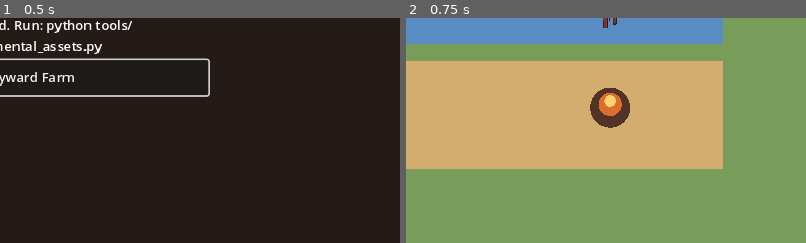
Above: before the commit, frames 1-2 (left to right).
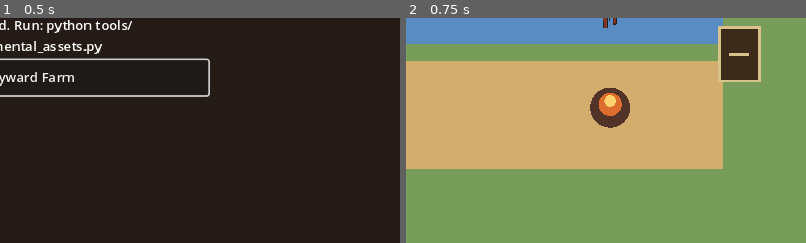
Above: after the commit, the same moments.

Repository: DocDamage/mahjongRPG
Game: Godot game, scene res://src/bootstrap/bootstrap.tscn
Two runs of this game, one before a commit and one after it. Both use one fixed random seed, a clock stepped at 60 frames per second and the inputs below.
Inputs:
- Up to frame 1 (0.5 s): no input
- Up to frame 2 (0.75 s): click "Start at Wayward Farm" at 0.5 s
The pictures show only the part of the screen within x 50-100%, y 46-96%; the shares and areas given below are measured in that part.

Frame 1 is identical in both runs. In frame 2, 2.7% of the frame differs, in the area x 78-89%, y 3-29%.

Commit message:
Connect Dustward and add three Mahjong opponents

Diff:
--- /dev/null
+++ b/data/opponents/vertical_slice_opponents.json
@@ -0,0 +1,8 @@
+{
+  "schema_version": 1,
+  "opponents": [
+    {"id": "mayor_bell", "display_name": "Mayor Bell", "brands": ["dark", "green"]},
+    {"id": "river_rose", "display_name": "River Rose", "brands": ["blue", "pink"]},
+    {"id": "dynamite_bill", "display_name": "Dynamite Bill", "brands": ["orange", "purple"]}
+  ]
+}
--- /dev/null
+++ b/src/mahjong/presentation/mahjong_opponent.gd
@@ -0,0 +1,55 @@
+extends "res://src/interaction/world_interactable.gd"
+
+const MahjongTable = preload("res://src/mahjong/presentation/mahjong_table.gd")
+
+signal feedback(message: String)
+
+@export var opponent_id: StringName
+
+
+func _ready() -> void:
+	interacted.connect(_on_interacted)
+	queue_redraw()
+
+
+func _draw() -> void:
+	draw_circle(Vector2(0, -14), 12.0, Color("e7c28f"))
+	draw_rect(Rect2(-15, -2, 30, 30), Color("4a5571"))
+	draw_rect(Rect2(-17, -30, 34, 9), Color("30231e"))
+
+
+func _on_interacted(_actor: Node2D) -> void:
+	if get_tree().get_first_node_in_group(&"mahjong_table_overlay") != null:
+		return
+	var definition := _load_definition()
+	if definition.is_empty():
+		feedback.emit("This opponent's table is not ready.")
+		return
+	var table = MahjongTable.new()
+	table.opponent_name = String(definition["display_name"])
+	table.opponent_loadout = _as_brand_loadout(definition["brands"])
+	table.add_to_group(&"mahjong_table_overlay")
+	get_tree().root.add_child(table)
+	feedback.emit("%s accepts your Trail Rules challenge." % table.opponent_name)
+
+
+func _load_definition() -> Dictionary:
+	var file := FileAccess.open("res://data/opponents/vertical_slice_opponents.json", FileAccess.READ)
+	if file == null:
+		return {}
+	var parsed: Variant = JSON.parse_string(file.get_as_text())
+	if not parsed is Dictionary:
+		return {}
+	var opponents_value: Variant = parsed.get("opponents", [])
+	if opponents_value is Array:
+		for entry_value in opponents_value:
+			if entry_value is Dictionary and StringName(entry_value.get("id", "")) == opponent_id:
+				return entry_value.duplicate(true)
+	return {}
+
+
+func _as_brand_loadout(values: Array) -> Array[StringName]:
+	var loadout: Array[StringName] = []
+	for value in values:
+		loadout.append(StringName(value))
+	return loadout
--- a/src/mahjong/presentation/mahjong_table.gd
+++ b/src/mahjong/presentation/mahjong_table.gd
@@ -6,6 +6,8 @@
 const VisibleKnowledge = preload("res://src/mahjong/ai/visible_knowledge.gd")
 
 var flow
+var opponent_name := "Trailhand"
+var opponent_loadout: Array[StringName] = [&"dark", &"green"]
 var status_label: Label
 var action_box: HBoxContainer
 var tiles_box: HBoxContainer
@@ -18,6 +20,7 @@
 	mouse_filter = Control.MOUSE_FILTER_STOP
 	GameSession.request_pause(&"mahjong")
 	flow = MatchFlow.new(GameSession.seed + GameSession.day * 100 + GameSession.minute_of_day)
+	flow.configure_loadouts([&"orange", &"blue"], opponent_loadout)
 	flow.start_match()
 	_build_ui()
 	_refresh()
@@ -39,7 +42,7 @@
 	panel.add_theme_constant_override("separation", 12)
 	add_child(panel)
 	var title := Label.new()
-	title.text = "SIX BRANDS • TRAIL RULES"
+	title.text = "SIX BRANDS • TRAIL RULES vs %s" % opponent_name
 	title.horizontal_alignment = HORIZONTAL_ALIGNMENT_CENTER
 	title.add_theme_font_size_override("font_size", 28)
 	panel.add_child(title)
@@ -72,7 +75,7 @@
 func _refresh() -> void:
 	_clear(action_box)
 	_clear(tiles_box)
-	status_label.text = "%s Hand  •  Renown: Doc %d — Opponent %d  •  Wall: %d\nOpponent has %d concealed tile(s), %d open group(s)." % [flow.hand_name().capitalize(), flow.renown[0], flow.renown[1], flow.wall.size(), flow.hands[1].size(), flow.open_groups[1].size()]
+	status_label.text = "%s Hand  •  Renown: Doc %d — %s %d  •  Wall: %d\n%s has %d concealed tile(s), %d open group(s)." % [flow.hand_name().capitalize(), flow.renown[0], opponent_name, flow.renown[1], flow.wall.size(), opponent_name, flow.hands[1].size(), flow.open_groups[1].size()]
 	result_label.text = ""
 	if flow.phase == MatchFlow.Phase.MATCH_COMPLETE:
 		result_label.text = "Match complete. %s" % ("Doc wins!" if flow.match_winner == 0 else "Opponent wins." if flow.match_winner == 1 else "The match ends tied.")
--- /dev/null
+++ b/src/world/dustward.gd
@@ -0,0 +1,29 @@
+extends Node2D
+
+@onready var status_label: Label = $HUD/Status
+@onready var message_label: Label = $HUD/Message
+
+
+func _ready() -> void:
+	queue_redraw()
+	$FarmRoad.feedback.connect(_show_message)
+	for opponent in get_tree().get_nodes_in_group(&"dustward_opponent"):
+		opponent.feedback.connect(_show_message)
+	_update_status()
+
+
+func _draw() -> void:
+	draw_rect(Rect2(0, 0, 960, 540), Color("b98450"))
+	draw_rect(Rect2(0, 0, 960, 90), Color("32261f"))
+	draw_rect(Rect2(70, 145, 245, 220), Color("79503a"))
+	draw_rect(Rect2(360, 130, 220, 250), Color("4f3b33"))
+	draw_rect(Rect2(625, 155, 245, 205), Color("79503a"))
+	draw_line(Vector2(0, 420), Vector2(960, 420), Color("dfbb79"), 22.0)
+
+
+func _update_status() -> void:
+	status_label.text = "DUSTWARD  •  Three Trail Rules opponents await  •  $%.2f\nMeet Mayor Bell, River Rose, and Dynamite Bill. E / A challenges an opponent." % [GameSession.inventory.money_cents / 100.0]
+
+
+func _show_message(message: String) -> void:
+	message_label.text = message
--- /dev/null
+++ b/src/world/dustward.tscn
@@ -0,0 +1,81 @@
+[gd_scene load_steps=8 format=3]
+
+[ext_resource type="Script" path="res://src/world/dustward.gd" id="1_world"]
+[ext_resource type="PackedScene" path="res://src/player/player.tscn" id="2_player"]
+[ext_resource type="Script" path="res://src/world/scene_exit.gd" id="3_exit"]
+[ext_resource type="Script" path="res://src/mahjong/presentation/mahjong_opponent.gd" id="4_opponent"]
+
+[sub_resource type="CircleShape2D" id="CircleShape2D_exit"]
+radius = 42.0
+
+[sub_resource type="CircleShape2D" id="CircleShape2D_opponent"]
+radius = 34.0
+
+[node name="Dustward" type="Node2D"]
+script = ExtResource("1_world")
+
+[node name="Doc" parent="." instance=ExtResource("2_player")]
+position = Vector2(130, 420)
+movement_bounds = Rect2(45, 120, 870, 345)
+
+[node name="FarmRoad" type="Area2D" parent="."]
+position = Vector2(70, 420)
+collision_layer = 2
+collision_mask = 0
+script = ExtResource("3_exit")
+prompt_text = "Return to Wayward Farm"
+destination_scene = "res://src/world/wayward_farm.tscn"
+
+[node name="CollisionShape2D" type="CollisionShape2D" parent="FarmRoad"]
+shape = SubResource("CircleShape2D_exit")
+
+[node name="MayorBell" type="Area2D" parent="." groups=["dustward_opponent"]]
+position = Vector2(190, 270)
+collision_layer = 2
+collision_mask = 0
+script = ExtResource("4_opponent")
+prompt_text = "Challenge Mayor Bell"
+opponent_id = &"mayor_bell"
+
+[node name="CollisionShape2D" type="CollisionShape2D" parent="MayorBell"]
+shape = SubResource("CircleShape2D_opponent")
+
+[node name="RiverRose" type="Area2D" parent="." groups=["dustward_opponent"]]
+position = Vector2(470, 260)
+collision_layer = 2
+collision_mask = 0
+script = ExtResource("4_opponent")
+prompt_text = "Challenge River Rose"
+opponent_id = &"river_rose"
+
+[node name="CollisionShape2D" type="CollisionShape2D" parent="RiverRose"]
+shape = SubResource("CircleShape2D_opponent")
+
+[node name="DynamiteBill" type="Area2D" parent="." groups=["dustward_opponent"]]
+position = Vector2(750, 270)
+collision_layer = 2
+collision_mask = 0
+script = ExtResource("4_opponent")
+prompt_text = "Challenge Dynamite Bill"
+opponent_id = &"dynamite_bill"
+
+[node name="CollisionShape2D" type="CollisionShape2D" parent="DynamiteBill"]
+shape = SubResource("CircleShape2D_opponent")
+
+[node name="HUD" type="CanvasLayer" parent="."]
+
+[node name="Status" type="Label" parent="HUD"]
+offset_left = 28.0
+offset_top = 20.0
+offset_right = 910.0
+offset_bottom = 70.0
+theme_override_colors/font_color = Color(0.95, 0.89, 0.74, 1)
+theme_override_font_sizes/font_size = 18
+
+[node name="Message" type="Label" parent="HUD"]
+offset_left = 28.0
+offset_top = 480.0
+offset_right = 900.0
+offset_bottom = 520.0
+theme_override_colors/font_color = Color(1, 0.92, 0.67, 1)
+theme_override_font_sizes/font_size = 18
--- /dev/null
+++ b/src/world/scene_exit.gd
@@ -0,0 +1,21 @@
+extends "res://src/interaction/world_interactable.gd"
+
+signal feedback(message: String)
+
+@export_file("*.tscn") var destination_scene: String
+
+
+func _ready() -> void:
+	interacted.connect(_on_interacted)
+	queue_redraw()
+
+
+func _draw() -> void:
+	draw_rect(Rect2(-24, -32, 48, 64), Color("3c2b1b"))
+	draw_rect(Rect2(-24, -32, 48, 64), Color("d9c18a"), false, 3.0)
+	draw_line(Vector2(-12, 0), Vector2(12, 0), Color("d9c18a"), 3.0)
+
+
+func _on_interacted(_actor: Node2D) -> void:
+	if destination_scene.is_empty() or SceneRouter.change_scene(destination_scene) != OK:
+		feedback.emit("That route is closed for now.")
--- a/src/world/wayward_farm.gd
+++ b/src/world/wayward_farm.gd
@@ -15,6 +15,7 @@
 	$Horse.feedback.connect(_show_message)
 	$MahjongTable.feedback.connect(_show_message)
 	$ShippingCrate.feedback.connect(_show_message)
+	$DustwardRoad.feedback.connect(_show_message)
 	_update_status(GameSession.day, GameSession.minute_of_day)
 
 
--- a/src/world/wayward_farm.tscn
+++ b/src/world/wayward_farm.tscn
@@ -8,6 +8,7 @@
 [ext_resource type="Script" path="res://src/horses/horse_actor.gd" id="6_horse"]
 [ext_resource type="Script" path="res://src/mahjong/presentation/mahjong_table_interactable.gd" id="7_mahjong"]
 [ext_resource type="Script" path="res://src/economy/shipping_crate.gd" id="8_shipping"]
+[ext_resource type="Script" path="res://src/world/scene_exit.gd" id="9_exit"]
 
 [sub_resource type="CircleShape2D" id="CircleShape2D_plot"]
 radius = 26.0
@@ -26,6 +27,9 @@
 
 [sub_resource type="CircleShape2D" id="CircleShape2D_shipping"]
 radius = 38.0
+
+[sub_resource type="CircleShape2D" id="CircleShape2D_exit"]
+radius = 42.0
 
 [node name="WaywardFarm" type="Node2D"]
 script = ExtResource("1_world")
@@ -131,6 +135,17 @@
 [node name="CollisionShape2D" type="CollisionShape2D" parent="ShippingCrate"]
 shape = SubResource("CircleShape2D_shipping")
 
+[node name="DustwardRoad" type="Area2D" parent="."]
+position = Vector2(880, 292)
+collision_layer = 2
+collision_mask = 0
+script = ExtResource("9_exit")
+prompt_text = "Travel to Dustward"
+destination_scene = "res://src/world/dustward.tscn"
+
+[node name="CollisionShape2D" type="CollisionShape2D" parent="DustwardRoad"]
+shape = SubResource("CircleShape2D_exit")
+
 [node name="HUD" type="CanvasLayer" parent="."]
 
 [node name="Status" type="Label" parent="HUD"]
Not shown, added: src/mahjong/presentation/mahjong_opponent.gd.uid
Not shown, added: src/world/dustward.gd.uid
Not shown, added: src/world/scene_exit.gd.uid
Not shown: 1 places in src/world/wayward_farm.tscn that only renumber resources
